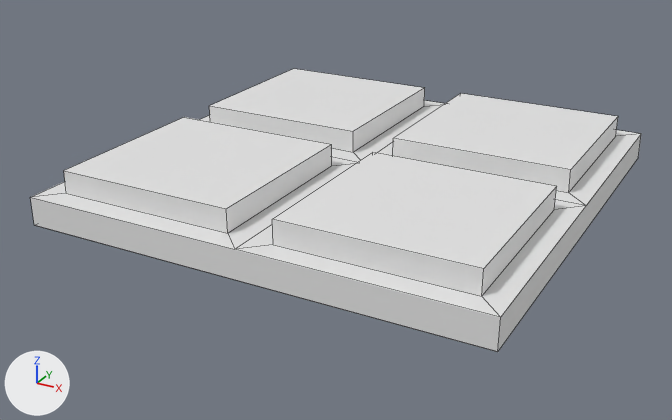
What one commit did to the Blender file meshes/floor tile.blend.
Both versions are drawn from a camera (50 mm lens) standing at (2.77, -2.46, 1.6) and looking at (0.94, 0.87, -0.07). Lighting does not change. The marker at lower left points along +X, +Y and +Z. Mesh edges are drawn as thin lines.

The first picture shows 'loa_a_floor tile'.
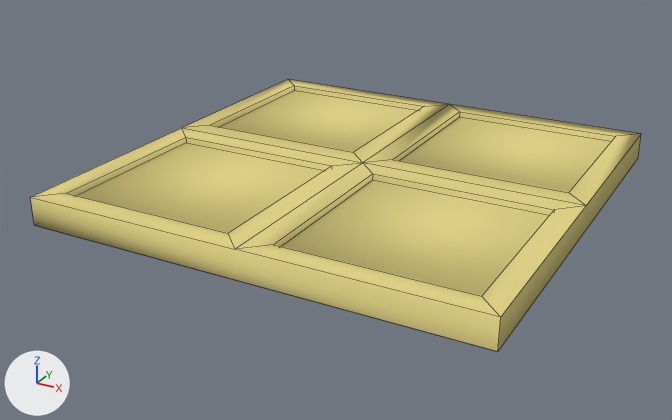
Changed parts and their boxes (x1, y1, x2, y2) in the pictures (672 x 420 px; the box of a moved part takes in the faces that stretch with it):
'loa_a_floor tile', recoloured, reshaped, shading changed (grey to yellow): before (31, 69, 641, 352); after (31, 79, 641, 352)
part 1 of me_loa_a_floor_tile, moved or reshaped: before (64, 69, 618, 296); after (67, 86, 616, 296)
part 2 of me_loa_a_floor_tile, shading changed: (31, 100, 641, 352) in both

The change in detail:
Material 'Material' (mat_material) is new.
Its base color is (0.748, 0.646, 0.243) (yellow #e0d287).
me_loa_a_floor_tile has 49 vertices, 41 faces and spans x -4.0..0.0, y -4.0..0.0, z 0.0..0.45.
me_loa_a_floor_tile is used by ob_loa_a_floor_tile; location (0.0, 0.0, 0.0); rotation (0.0, 0.0, -3.142), in degrees (0, 0, -180); scale (0.5, 0.5, 0.5).
me_loa_a_floor_tile part 1: all 16 vertices in x -3.8..-0.2, y -3.8..-0.2, z 0.45 are moved by (0.0, 0.0, -0.26).
me_loa_a_floor_tile part 2: all faces are now shaded smooth (41 of 41 changed).
me_loa_a_floor_tile now uses material mat_material (yellow #e0d287).
